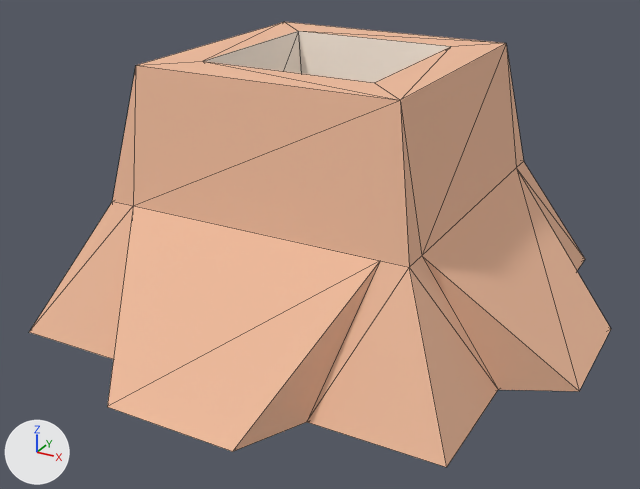
Before and after pictures for a commit that changed the glTF model assets/nature_kit/stump_squareDetailed.glb.
Camera for both pictures: a 50 mm lens placed at (0.314, -0.588, 0.286), pointed at (0.002, -0.022, 0.003). Arrows for +X, +Y and +Z are at lower left; the lights stay in place. The picture after the commit comes second. Mesh edges are drawn as thin lines. Where no turn or scale is listed for an object, it has been applied to the vertices.

Names of what the first picture shows: 'stump_squareDetailed'.
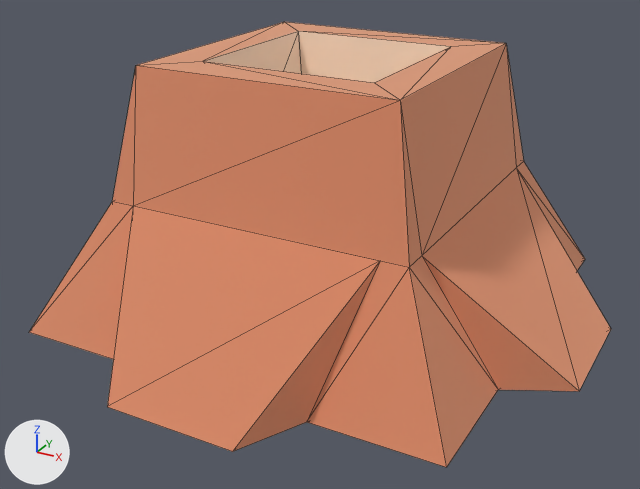
Location of each change, (x1, y1, x2, y2) in pixels of the pictures (640 x 489 px):
'stump_squareDetailed', surface changed
    both: (29, 22, 611, 467)

Diff of the bpy script that builds the scene:
```diff
--- a/assets/nature_kit/stump_squareDetailed.glb.py
+++ b/assets/nature_kit/stump_squareDetailed.glb.py
@@ mat_woodbark @@
 mat_woodbark.base_color = (0.886, 0.514, 0.341)  # beige #f2be9e
-mat_woodbark.metallic = 0.05
-mat_woodbark.roughness = 0.85
+mat_woodbark.metallic = 1.0
+mat_woodbark.roughness = 1.0
@@ mat_woodinner @@
 mat_woodinner.base_color = (0.961, 0.843, 0.733)  # pale yellow #fbedde
-mat_woodinner.metallic = 0.05
+mat_woodinner.metallic = 1.0
 mat_woodinner.roughness = 0.85
@@ ob_tmpparent @@
-ob_tmpparent = bpy.data.objects.new('tmpParent', None)
-ob_tmpparent.location = (0.0, 0.0, 0.0)
```
